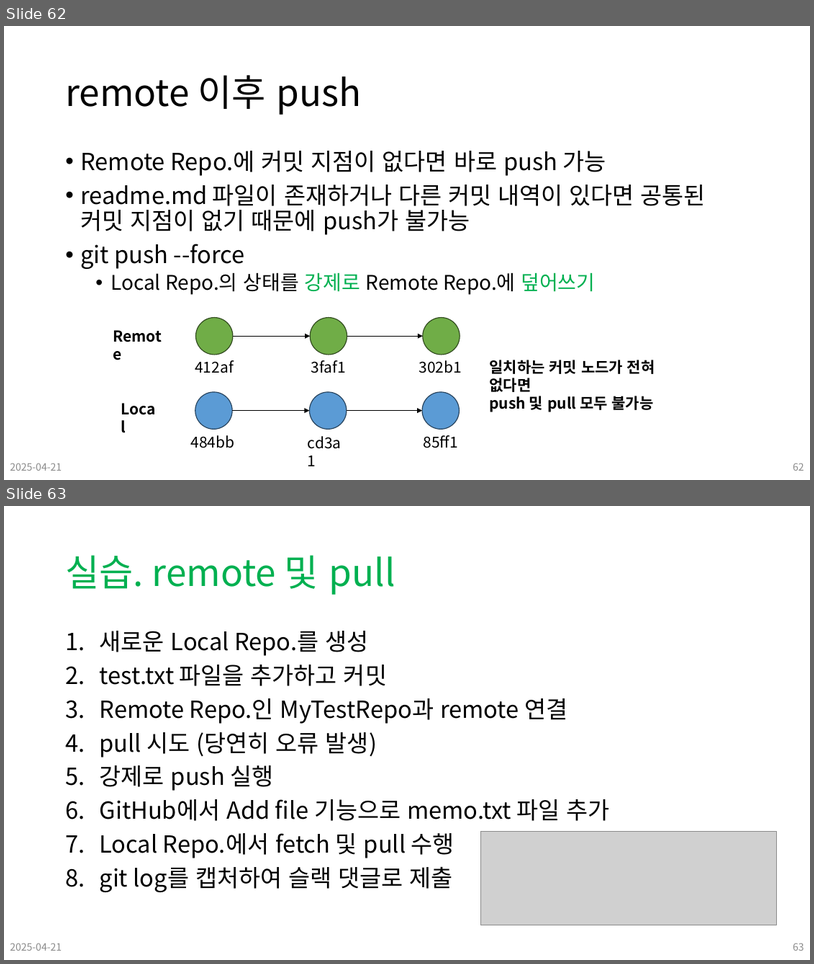
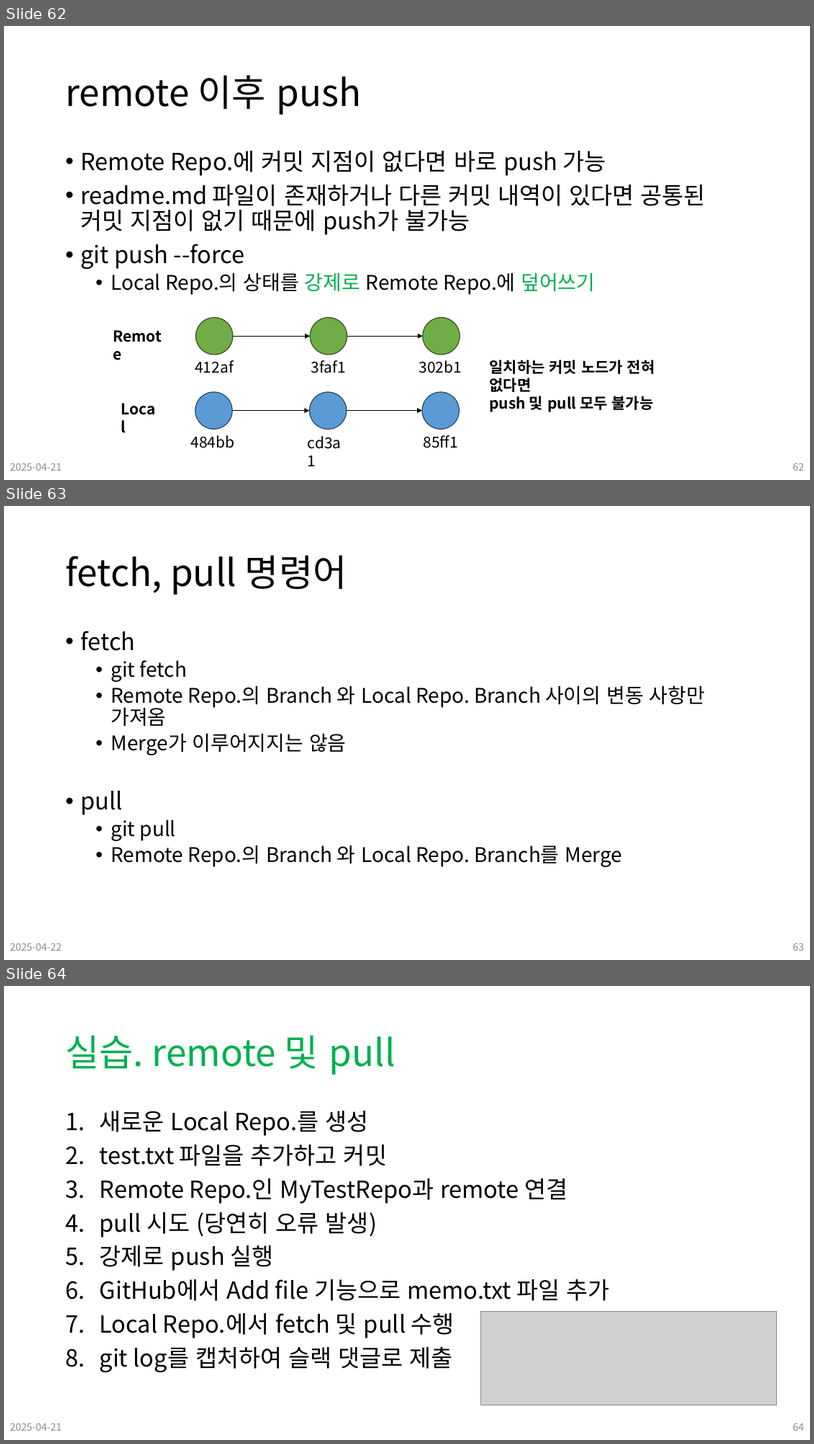
Before and after one commit to Leader-Lesson/KDT_SF_Short_5th, a slide deck: material/02_Git 기초.pptx. Shown one above the other, each under a label of ours: slides 62 and 63 before the commit, slides 62, 63 and 64 after it. The pictures are 814x964 and 814x1444 pixels, drawn with LibreOffice and Linux fonts; fonts in the diff are those of the drawing; grey boxes stand for pictures; background and template pictures are left out. Boxes give left, top, right and bottom in pixels: in the first picture for what was removed or moved away, otherwise in the second. Text is boxed around its words. In the diff, an @@ line names an element or a change of style, - is before the commit and + after.

```diff
--- a/material/02_Git 기초.pptx
+++ b/material/02_Git 기초.pptx
@@ slide 63 added at <box>4,506,810,960</box>, background #FFFFFF @@
@@ title added at <box>65,555,347,595</box>, 44 pt, text #000000 @@
+fetch, pull 명령어
@@ text added at <box>80,631,705,867</box>, 24 pt, text #000000 @@
+• fetch
+  • git fetch
+  • Remote Repo.의 Branch 와 Local Repo. Branch 사이의 변동 사항만 가져옴
+  • Merge가 이루어지지는 않음
+• pull
+  • git pull
+  • Remote Repo.의 Branch 와 Local Repo. Branch를 Merge
@@ text added at <box>10,942,62,950</box>, 12 pt, text #8C8C8C @@
+2025-04-22
@@ page number added at <box>793,942,805,950</box>, 12 pt, text #8C8C8C @@
+63
@@ what was slide 63 is now slide 64 @@
@@ page number at <box>793,1422,805,1430</box>: text changed @@
-63
+64
```
Also in this commit, not shown: 2 slides changed, 1 other file.
